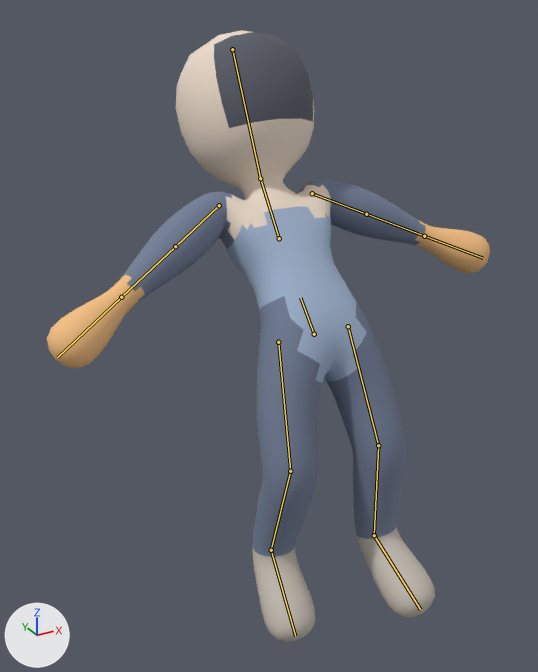
Before and after pictures for a commit that changed the glTF model arte/boneco.glb.
One viewpoint serves both versions: a 50 mm lens placed at (-1.022, -1.597, 1.677), pointed at (-0.059, 0.154, 0.802). Arrows for +X, +Y and +Z are at lower left; the lights stay in place. The first picture is the older version. Both versions are drawn at frame 20 of the action 'morte'; the numbers are the values there. The bones that change, and the others that lie on the model, are drawn over the model as lines.

The first picture shows 'Corpo'.
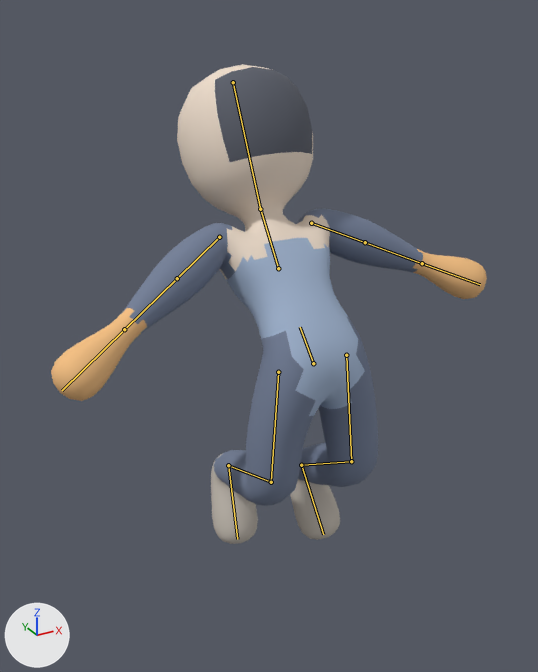
The change in detail:
Bone 'quadril' (bone_quadril) moves from (0.0, 0.004, 0.0) to (0.0, -0.086, 0.0).
Bone 'coxa_D' (bone_coxa_d) turns from (18, 0, -4) to (38, 0, -4) degrees about its own x, y and z.
Bone 'canela_D' (bone_canela_d) turns from (26, 0, 0) to (62, 0, 0) degrees about its own x, y and z.
Bone 'pe_D' (bone_pe_d) turns from (0, 0, 0) to (-26, 0, 0) degrees about its own x, y and z.
Bone 'coxa_E' (bone_coxa_e) turns from (22, 0, 5) to (42, 0, 5) degrees about its own x, y and z.
Bone 'canela_E' (bone_canela_e) turns from (34, 0, 0) to (68, 0, 0) degrees about its own x, y and z.
Bone 'pe_E' (bone_pe_e) turns from (0, 0, 0) to (-29, 0, 0) degrees about its own x, y and z.

Where the change shows, as pixel boxes (x1, y1, x2, y2) in the pictures (538 x 672 px):
'Corpo', posed (22% shorter): before (47, 30, 490, 642); after (51, 64, 487, 544)
bone 'quadril', root to tip: before (314, 334) to (300, 297); after (313, 363) to (300, 327)
bone 'coxa_D', root to tip: before (348, 326) to (378, 445); after (346, 355) to (351, 461)
bone 'canela_D', root to tip: before (378, 445) to (374, 535); after (351, 461) to (301, 465)
bone 'pe_D', root to tip: before (374, 535) to (420, 609); after (301, 465) to (323, 534)
bone 'coxa_E', root to tip: before (278, 342) to (290, 471); after (278, 372) to (271, 482)
bone 'canela_E', root to tip: before (290, 471) to (271, 550); after (271, 482) to (228, 465)
bone 'pe_E', root to tip: before (271, 550) to (295, 636); after (228, 465) to (237, 539)
